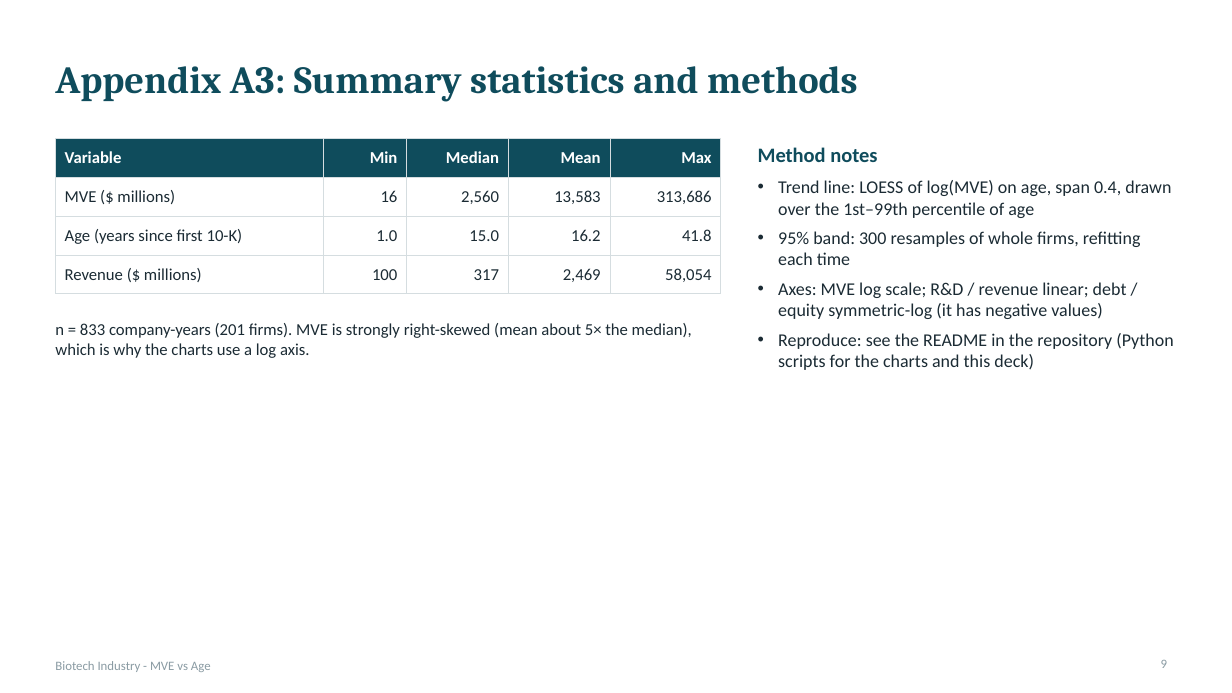
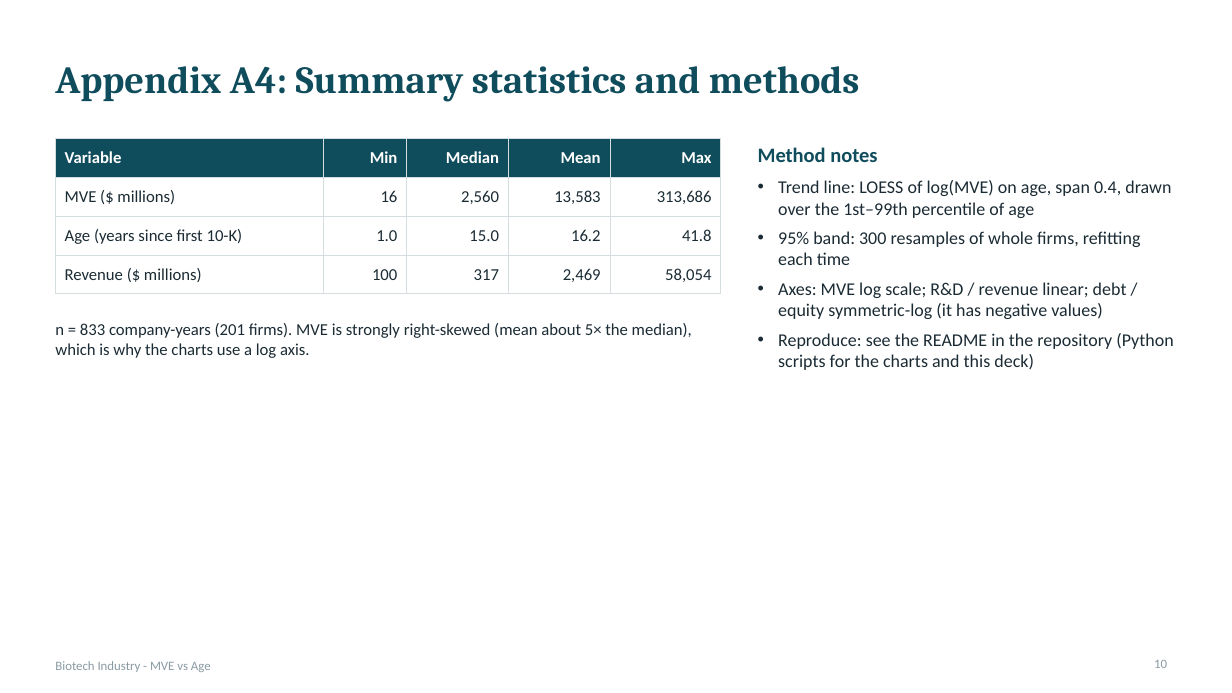
Before and after one commit to AlwaysOverachieve/Project1, a slide deck: slide 10 of out/Biotech_MVE_vs_Age.pptx (slide 9 before the commit). Drawn at 1232x693 pixels with LibreOffice and Linux fonts; fonts in the diff are those of the drawing. Boxes give left, top, right and bottom in pixels: in the first picture for what was removed or moved away, otherwise in the second. Text is boxed around its words. In the diff, an @@ line names an element or a change of style, - is before the commit and + after.

```diff
--- a/out/Biotech_MVE_vs_Age.pptx
+++ b/out/Biotech_MVE_vs_Age.pptx
@@ title at [55,66,860,102]: text changed @@
-Appendix A3: Summary statistics and methods
+Appendix A4: Summary statistics and methods
@@ page number at [1154,660,1167,668]: text changed @@
-9
+10
```
Also in this commit, not shown: 3 other slides changed, 1 slide added, 2 other files.
